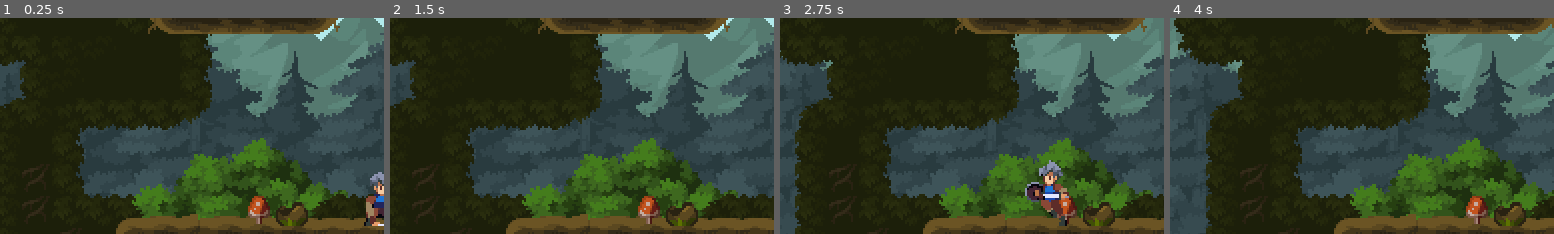
Above: before the commit, frames 1-4 (left to right).
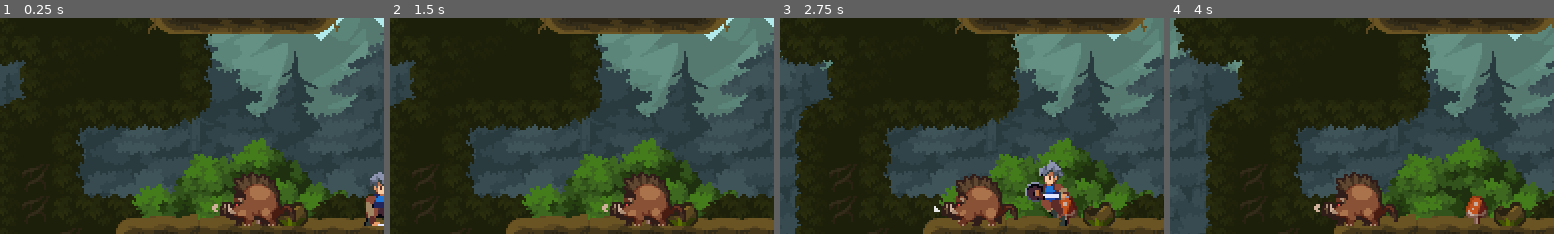
Above: after the commit, the same moments.

Repository: timothyqiu/godot-2d-adventure-tutorial
Game: Godot game, scene res://world.tscn
Two runs of this game, one before a commit and one after it. Both use one fixed random seed, a clock stepped at 60 frames per second and the inputs below.
Inputs:
- Up to frame 1 (0.25 s): no input
- Up to frame 2 (1.5 s): hold D (move_right) from 0.53 s (still down); tap Space (jump) at 0.77 s
- Up to frame 3 (2.75 s): tap Space (jump) at 1.52 s; release D (move_right) at 2.03 s; hold A (move_left) from 2.03 s (still down)
- Up to frame 4 (4 s): release A (move_left) at 2.78 s; hold D (move_right) from 2.78 s (still down); tap Space (jump) at 3.02, 3.77 s
The pictures show only the part of the screen within x 0-50%, y 22-72%; the shares and areas given below are measured in that part.

The runs differ from the first frame. In frame 1, 2.9% of the frame differs, in the area x 55-78%, y 71-97%; in frame 2, 2.9%; in frame 3, 2.9%; in frame 4, 2.8%.

Commit message:
08: 野猪的基本逻辑

Diff:
--- /dev/null
+++ b/enemies/boar.gd
@@ -0,0 +1,71 @@
+extends Enemy
+
+enum State {
+	IDLE,
+	WALK,
+	RUN,
+}
+
+@onready var wall_checker: RayCast2D = $Graphics/WallChecker
+@onready var player_checker: RayCast2D = $Graphics/PlayerChecker
+@onready var floor_checker: RayCast2D = $Graphics/FloorChecker
+@onready var calm_down_timer: Timer = $CalmDownTimer
+
+
+func tick_physics(state: State, delta: float) -> void:
+	match state:
+		State.IDLE:
+			move(0.0, delta)
+
+		State.WALK:
+			move(max_speed / 3, delta)
+
+		State.RUN:
+			if wall_checker.is_colliding() or not floor_checker.is_colliding():
+				direction *= -1
+			move(max_speed, delta)
+			if player_checker.is_colliding():
+				calm_down_timer.start()
+
+
+func get_next_state(state: State) -> State:
+	if player_checker.is_colliding():
+		return State.RUN
+
+	match state:
+		State.IDLE:
+			if state_machine.state_time > 2:
+				return State.WALK
+
+		State.WALK:
+			if wall_checker.is_colliding() or not floor_checker.is_colliding():
+				return State.IDLE
+
+		State.RUN:
+			if calm_down_timer.is_stopped():
+				return State.WALK
+
+	return state
+
+
+func transition_state(from: State, to: State) -> void:
+	print("[%s] %s => %s" % [
+		Engine.get_physics_frames(),
+		State.keys()[from] if from != -1 else "<START>",
+		State.keys()[to],
+	])
+
+	match to:
+		State.IDLE:
+			animation_player.play("idle")
+			if wall_checker.is_colliding():
+				direction *= -1
+
+		State.WALK:
+			animation_player.play("walk")
+			if not floor_checker.is_colliding():
+				direction *= -1
+				floor_checker.force_raycast_update()
+
+		State.RUN:
+			animation_player.play("run")
--- /dev/null
+++ b/enemies/boar.tscn
@@ -0,0 +1,256 @@
+[gd_scene load_steps=14 format=3 uid="uid://bys6xbjr8eger"]
+
+[ext_resource type="PackedScene" uid="uid://cipdxm3y4dwej" path="res://enemies/enemy.tscn" id="1_6ltnx"]
+[ext_resource type="Texture2D" uid="uid://d0dsdbx8m5sp8" path="res://assets/legacy_fantasy/Boar/Idle-Sheet.png" id="2_0exfc"]
+[ext_resource type="Script" path="res://enemies/boar.gd" id="2_4ka08"]
+[ext_resource type="Texture2D" uid="uid://dhxnhep8aejpe" path="res://assets/legacy_fantasy/Boar/Hit-Sheet.png" id="3_wgww7"]
+[ext_resource type="Texture2D" uid="uid://ct1ug71qwngr4" path="res://assets/legacy_fantasy/Boar/Walk-Base-Sheet.png" id="4_7g0qo"]
+[ext_resource type="Texture2D" uid="uid://b83cr3ueuv1xg" path="res://assets/legacy_fantasy/Boar/Run-Sheet.png" id="5_03kd5"]
+
+[sub_resource type="CircleShape2D" id="CircleShape2D_hilef"]
+radius = 11.0
+
+[sub_resource type="Animation" id="Animation_pd8ha"]
+resource_name = "idle"
+length = 0.4
+loop_mode = 1
+tracks/0/type = "value"
+tracks/0/imported = false
+tracks/0/enabled = true
+tracks/0/path = NodePath("Graphics/Sprite2D:texture")
+tracks/0/interp = 1
+tracks/0/loop_wrap = true
+tracks/0/keys = {
+"times": PackedFloat32Array(0),
+"transitions": PackedFloat32Array(1),
+"update": 1,
+"values": [ExtResource("2_0exfc")]
+}
+tracks/1/type = "value"
+tracks/1/imported = false
+tracks/1/enabled = true
+tracks/1/path = NodePath("Graphics/Sprite2D:hframes")
+tracks/1/interp = 1
+tracks/1/loop_wrap = true
+tracks/1/keys = {
+"times": PackedFloat32Array(0),
+"transitions": PackedFloat32Array(1),
+"update": 1,
+"values": [4]
+}
+tracks/2/type = "value"
+tracks/2/imported = false
+tracks/2/enabled = true
+tracks/2/path = NodePath("Graphics/Sprite2D:frame")
+tracks/2/interp = 1
+tracks/2/loop_wrap = true
+tracks/2/keys = {
+"times": PackedFloat32Array(0, 0.1, 0.2, 0.3),
+"transitions": PackedFloat32Array(1, 1, 1, 1),
+"update": 1,
+"values": [0, 1, 2, 3]
+}
+
+[sub_resource type="Animation" id="Animation_kqj0b"]
+length = 0.001
+tracks/0/type = "value"
+tracks/0/imported = false
+tracks/0/enabled = true
+tracks/0/path = NodePath("Graphics/Sprite2D:texture")
+tracks/0/interp = 1
+tracks/0/loop_wrap = true
+tracks/0/keys = {
+"times": PackedFloat32Array(0),
+"transitions": PackedFloat32Array(1),
+"update": 1,
+"values": [ExtResource("2_0exfc")]
+}
+tracks/1/type = "value"
+tracks/1/imported = false
+tracks/1/enabled = true
+tracks/1/path = NodePath("Graphics/Sprite2D:hframes")
+tracks/1/interp = 1
+tracks/1/loop_wrap = true
+tracks/1/keys = {
+"times": PackedFloat32Array(0),
+"transitions": PackedFloat32Array(1),
+"update": 1,
+"values": [4]
+}
+tracks/2/type = "value"
+tracks/2/imported = false
+tracks/2/enabled = true
+tracks/2/path = NodePath("Graphics/Sprite2D:frame")
+tracks/2/interp = 1
+tracks/2/loop_wrap = true
+tracks/2/keys = {
+"times": PackedFloat32Array(0),
+"transitions": PackedFloat32Array(1),
+"update": 1,
+"values": [0]
+}
+
+[sub_resource type="Animation" id="Animation_exc37"]
+resource_name = "hit"
+length = 0.4
+tracks/0/type = "value"
+tracks/0/imported = false
+tracks/0/enabled = true
+tracks/0/path = NodePath("Graphics/Sprite2D:texture")
+tracks/0/interp = 1
+tracks/0/loop_wrap = true
+tracks/0/keys = {
+"times": PackedFloat32Array(0),
+"transitions": PackedFloat32Array(1),
+"update": 1,
+"values": [ExtResource("3_wgww7")]
+}
+tracks/1/type = "value"
+tracks/1/imported = false
+tracks/1/enabled = true
+tracks/1/path = NodePath("Graphics/Sprite2D:hframes")
+tracks/1/interp = 1
+tracks/1/loop_wrap = true
+tracks/1/keys = {
+"times": PackedFloat32Array(0),
+"transitions": PackedFloat32Array(1),
+"update": 1,
+"values": [4]
+}
+tracks/2/type = "value"
+tracks/2/imported = false
+tracks/2/enabled = true
+tracks/2/path = NodePath("Graphics/Sprite2D:frame")
+tracks/2/interp = 1
+tracks/2/loop_wrap = true
+tracks/2/keys = {
+"times": PackedFloat32Array(0, 0.1, 0.2, 0.3),
+"transitions": PackedFloat32Array(1, 1, 1, 1),
+"update": 1,
+"values": [0, 1, 2, 3]
+}
+
+[sub_resource type="Animation" id="Animation_6ulph"]
+resource_name = "walk"
+length = 0.6
+loop_mode = 1
+tracks/0/type = "value"
+tracks/0/imported = false
+tracks/0/enabled = true
+tracks/0/path = NodePath("Graphics/Sprite2D:texture")
+tracks/0/interp = 1
+tracks/0/loop_wrap = true
+tracks/0/keys = {
+"times": PackedFloat32Array(0),
+"transitions": PackedFloat32Array(1),
+"update": 1,
+"values": [ExtResource("4_7g0qo")]
+}
+tracks/1/type = "value"
+tracks/1/imported = false
+tracks/1/enabled = true
+tracks/1/path = NodePath("Graphics/Sprite2D:hframes")
+tracks/1/interp = 1
+tracks/1/loop_wrap = true
+tracks/1/keys = {
+"times": PackedFloat32Array(0),
+"transitions": PackedFloat32Array(1),
+"update": 1,
+"values": [6]
+}
+tracks/2/type = "value"
+tracks/2/imported = false
+tracks/2/enabled = true
+tracks/2/path = NodePath("Graphics/Sprite2D:frame")
+tracks/2/interp = 1
+tracks/2/loop_wrap = true
+tracks/2/keys = {
+"times": PackedFloat32Array(0, 0.1, 0.2, 0.3, 0.4, 0.5),
+"transitions": PackedFloat32Array(1, 1, 1, 1, 1, 1),
+"update": 1,
+"values": [0, 1, 2, 3, 4, 5]
+}
+
+[sub_resource type="Animation" id="Animation_pefu3"]
+resource_name = "run"
+length = 0.6
+loop_mode = 1
+tracks/0/type = "value"
+tracks/0/imported = false
+tracks/0/enabled = true
+tracks/0/path = NodePath("Graphics/Sprite2D:texture")
+tracks/0/interp = 1
+tracks/0/loop_wrap = true
+tracks/0/keys = {
+"times": PackedFloat32Array(0),
+"transitions": PackedFloat32Array(1),
+"update": 1,
+"values": [ExtResource("5_03kd5")]
+}
+tracks/1/type = "value"
+tracks/1/imported = false
+tracks/1/enabled = true
+tracks/1/path = NodePath("Graphics/Sprite2D:hframes")
+tracks/1/interp = 1
+tracks/1/loop_wrap = true
+tracks/1/keys = {
+"times": PackedFloat32Array(0),
+"transitions": PackedFloat32Array(1),
+"update": 1,
+"values": [6]
+}
+tracks/2/type = "value"
+tracks/2/imported = false
+tracks/2/enabled = true
+tracks/2/path = NodePath("Graphics/Sprite2D:frame")
+tracks/2/interp = 1
+tracks/2/loop_wrap = true
+tracks/2/keys = {
+"times": PackedFloat32Array(0, 0.1, 0.2, 0.3, 0.4, 0.5),
+"transitions": PackedFloat32Array(1, 1, 1, 1, 1, 1),
+"update": 1,
+"values": [0, 1, 2, 3, 4, 5]
+}
+
+[sub_resource type="AnimationLibrary" id="AnimationLibrary_3t1te"]
+_data = {
+"RESET": SubResource("Animation_kqj0b"),
+"hit": SubResource("Animation_exc37"),
+"idle": SubResource("Animation_pd8ha"),
+"run": SubResource("Animation_pefu3"),
+"walk": SubResource("Animation_6ulph")
+}
+
+[node name="Boar" instance=ExtResource("1_6ltnx")]
+script = ExtResource("2_4ka08")
+
+[node name="Sprite2D" parent="Graphics" index="0"]
+position = Vector2(1, -16)
+texture = ExtResource("2_0exfc")
+hframes = 4
+
+[node name="WallChecker" type="RayCast2D" parent="Graphics" index="1"]
+position = Vector2(-10, -12)
+target_position = Vector2(-13, 0)
+
+[node name="PlayerChecker" type="RayCast2D" parent="Graphics" index="2"]
+position = Vector2(-10, -12)
+target_position = Vector2(-88, 0)
+collision_mask = 2
+
+[node name="FloorChecker" type="RayCast2D" parent="Graphics" index="3"]
+position = Vector2(-14, -1)
+target_position = Vector2(0, 4)
+
+[node name="CollisionShape2D" parent="." index="1"]
+position = Vector2(0, -11)
+shape = SubResource("CircleShape2D_hilef")
+
+[node name="AnimationPlayer" parent="." index="2"]
+libraries = {
+"": SubResource("AnimationLibrary_3t1te")
+}
+
+[node name="CalmDownTimer" type="Timer" parent="." index="4"]
+wait_time = 2.5
+one_shot = true
--- /dev/null
+++ b/enemies/enemy.gd
@@ -0,0 +1,29 @@
+class_name Enemy
+extends CharacterBody2D
+
+enum Direction {
+	LEFT = -1,
+	RIGHT = +1,
+}
+
+@export var direction := Direction.LEFT:
+	set(v):
+		direction = v
+		if not is_node_ready():
+			await ready
+		graphics.scale.x = -direction
+@export var max_speed: float = 180
+@export var acceleration: float = 2000
+
+var default_gravity := ProjectSettings.get("physics/2d/default_gravity") as float
+
+@onready var graphics: Node2D = $Graphics
+@onready var animation_player: AnimationPlayer = $AnimationPlayer
+@onready var state_machine: Node = $StateMachine
+
+
+func move(speed: float, delta: float) -> void:
+	velocity.x = move_toward(velocity.x, speed * direction, acceleration * delta)
+	velocity.y += default_gravity * delta
+
+	move_and_slide()
--- /dev/null
+++ b/enemies/enemy.tscn
@@ -0,0 +1,19 @@
+[gd_scene load_steps=3 format=3 uid="uid://cipdxm3y4dwej"]
+
+[ext_resource type="Script" path="res://classes/StateMachine.gd" id="1_8eahb"]
+[ext_resource type="Script" path="res://enemies/enemy.gd" id="1_58ytu"]
+
+[node name="Enemy" type="CharacterBody2D"]
+collision_layer = 4
+script = ExtResource("1_58ytu")
+
+[node name="Graphics" type="Node2D" parent="."]
+
+[node name="Sprite2D" type="Sprite2D" parent="Graphics"]
+
+[node name="CollisionShape2D" type="CollisionShape2D" parent="."]
+
+[node name="AnimationPlayer" type="AnimationPlayer" parent="."]
+
+[node name="StateMachine" type="Node" parent="."]
+script = ExtResource("1_8eahb")
--- a/player.gd
+++ b/player.gd
@@ -150,11 +150,11 @@
 
 
 func transition_state(from: State, to: State) -> void:
-	print("[%s] %s => %s" % [
-		Engine.get_physics_frames(),
-		State.keys()[from] if from != -1 else "<START>",
-		State.keys()[to],
-	])
+#	print("[%s] %s => %s" % [
+#		Engine.get_physics_frames(),
+#		State.keys()[from] if from != -1 else "<START>",
+#		State.keys()[to],
+#	])
 
 	if from not in GROUND_STATES and to in GROUND_STATES:
 		coyote_timer.stop()
--- a/player.tscn
+++ b/player.tscn
@@ -556,6 +556,7 @@
 }
 
 [node name="Player" type="CharacterBody2D"]
+collision_layer = 2
 script = ExtResource("1_vlv3c")
 
 [node name="Graphics" type="Node2D" parent="."]
--- a/project.godot
+++ b/project.godot
@@ -46,6 +46,12 @@
 ]
 }
 
+[layer_names]
+
+2d_physics/layer_1="Environment"
+2d_physics/layer_2="Player"
+2d_physics/layer_3="Enemy"
+
 [rendering]
 
 textures/canvas_textures/default_texture_filter=0
--- a/world.tscn
+++ b/world.tscn
@@ -6,6 +6,7 @@
 [ext_resource type="Texture2D" uid="uid://cm3ahnc8s7hw" path="res://assets/legacy_fantasy/Background/Background.png" id="4_x4rso"]
 [ext_resource type="Texture2D" uid="uid://cjfeccnxygvqq" path="res://assets/legacy_fantasy/Trees/Background-Hills.png" id="5_c87uj"]
 [ext_resource type="Texture2D" uid="uid://bhvt8r63i50qa" path="res://assets/legacy_fantasy/Trees/Background-Trees.png" id="6_24ky5"]
+[ext_resource type="PackedScene" uid="uid://bys6xbjr8eger" path="res://enemies/boar.tscn" id="7_7n1vl"]
 
 [sub_resource type="TileSetAtlasSource" id="TileSetAtlasSource_6qtcm"]
 texture = ExtResource("1_82eu5")
@@ -755,3 +756,6 @@
 texture = ExtResource("1_82eu5")
 region_enabled = true
 region_rect = Rect2(210, 197, 124, 86)
+
+[node name="Boar" parent="." instance=ExtResource("7_7n1vl")]
+position = Vector2(471, 128)
Binary file added: assets/legacy_fantasy/Boar/Hit-Sheet.png
Not shown, added: assets/legacy_fantasy/Boar/Hit-Sheet.png.import
Binary file added: assets/legacy_fantasy/Boar/Idle-Sheet.png
Not shown, added: assets/legacy_fantasy/Boar/Idle-Sheet.png.import
Binary file added: assets/legacy_fantasy/Boar/Run-Sheet.png
Not shown, added: assets/legacy_fantasy/Boar/Run-Sheet.png.import
Binary file added: assets/legacy_fantasy/Boar/Walk-Base-Sheet.png
Not shown, added: assets/legacy_fantasy/Boar/Walk-Base-Sheet.png.import
Not shown: 1 places in world.tscn that only renumber resources
